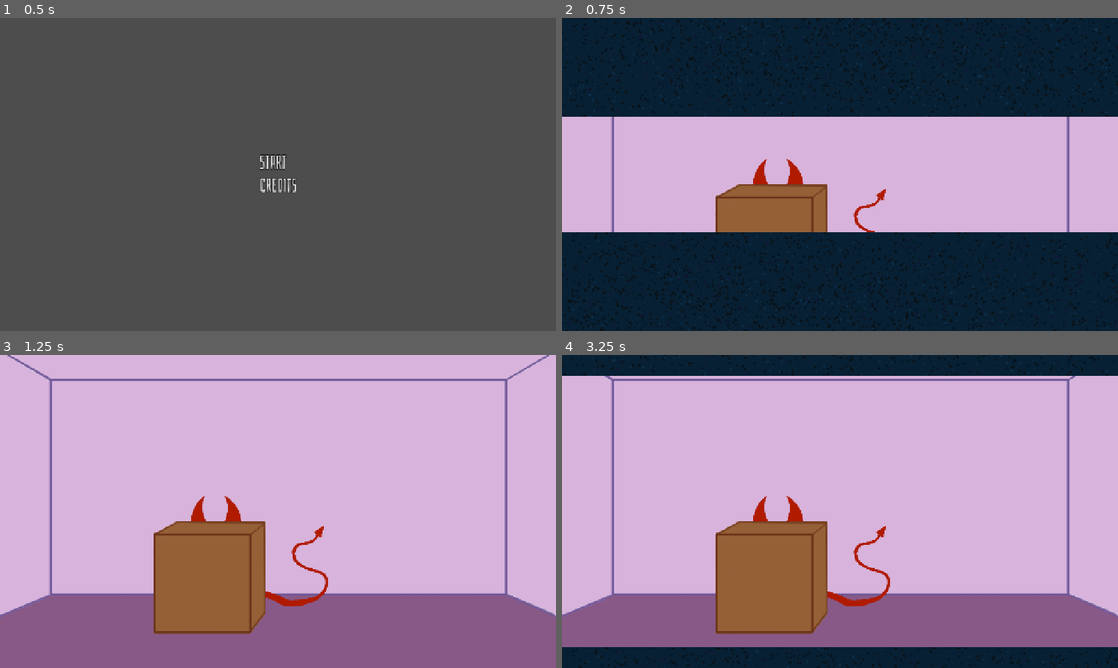
Above: before the commit, frames 1-4 (two rows, left to right).
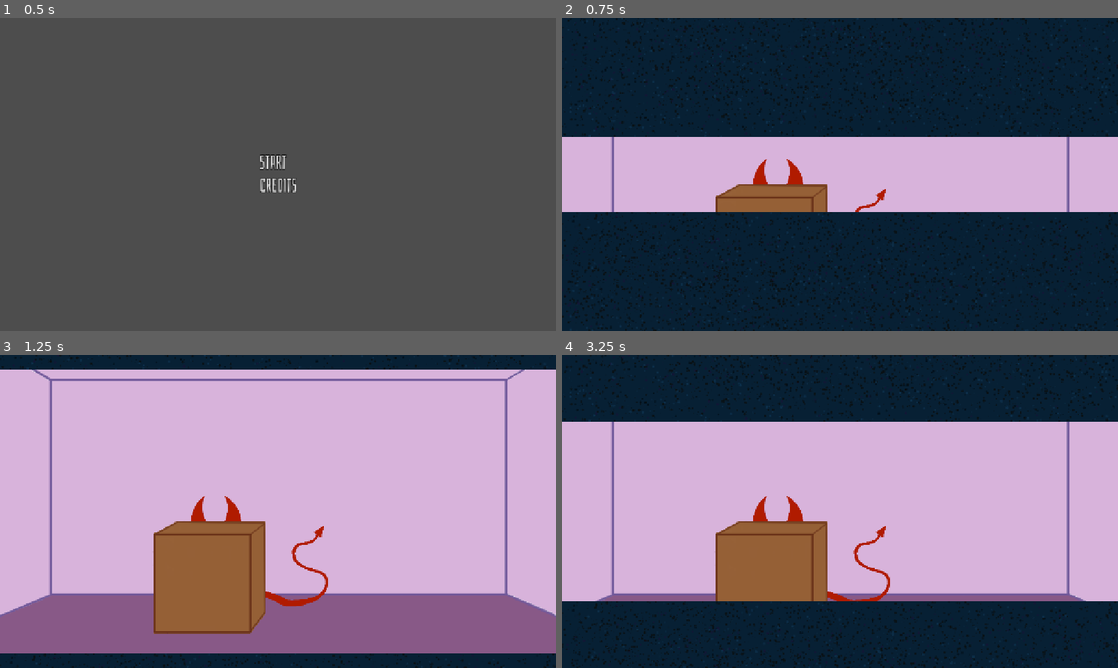
Above: after the commit, the same moments.

Repository: guimafelipe/hidenseek
Game: Godot game, scene res://Scenes/main_menu.tscn
Two runs of this game, one before a commit and one after it. Both use one fixed random seed, a clock stepped at 60 frames per second and the inputs below. The engine's default icon, where the game draws it, is replaced by a stand-in: a white triangle on a blue panel in a dark square.
Inputs (mouse positions are in pixels of both pictures, inside the frame that each line leads up to):
- Up to frame 1 (0.5 s): no input
- Up to frame 2 (0.75 s): click "Start" at 0.5 s
- Up to frame 3 (1.25 s): no input
- Up to frame 4 (3.25 s): move the mouse to (962, 495) at 1.27 s; press the mouse at (962, 495) at 1.28 s; tap Enter at 2 s; move the mouse to (728, 527) at 2.02 s; release the mouse at (728, 527) at 2.03 s; hold Escape (back) 2.03-2.75 s; click (728, 527) at 2.1 s; click "Start" at 2.75 s

Frame 1 is identical in both runs. In frame 2, 17% of the frame differs, in the area x 0-100%, y 0-100%; in frame 3, 9.3%; in frame 4, 30%.

Commit message:
Tweaking eyes animation delay

Diff:
--- a/Scenes/eyes_animation.gd
+++ b/Scenes/eyes_animation.gd
@@ -2,7 +2,7 @@
 
 @onready var lower_lid = $LowerLid
 @onready var upper_lid = $UpperLid
-@export var BLINK_DURATION = 0.5
+@export var BLINK_DURATION = 0.75
 
 signal closed_eyes
 signal opened_eyes
@@ -22,6 +22,8 @@
 	lower_tween.tween_property(lower_lid, "global_position", Vector2(0, center), BLINK_DURATION)
 	upper_tween.tween_property(upper_lid, "global_position", Vector2(0, center), BLINK_DURATION)
 	await upper_tween.finished
+	var timer = get_tree().create_timer(0.2)
+	await timer.timeout
 	closed_eyes.emit()
 
 func _ready() -> void:
